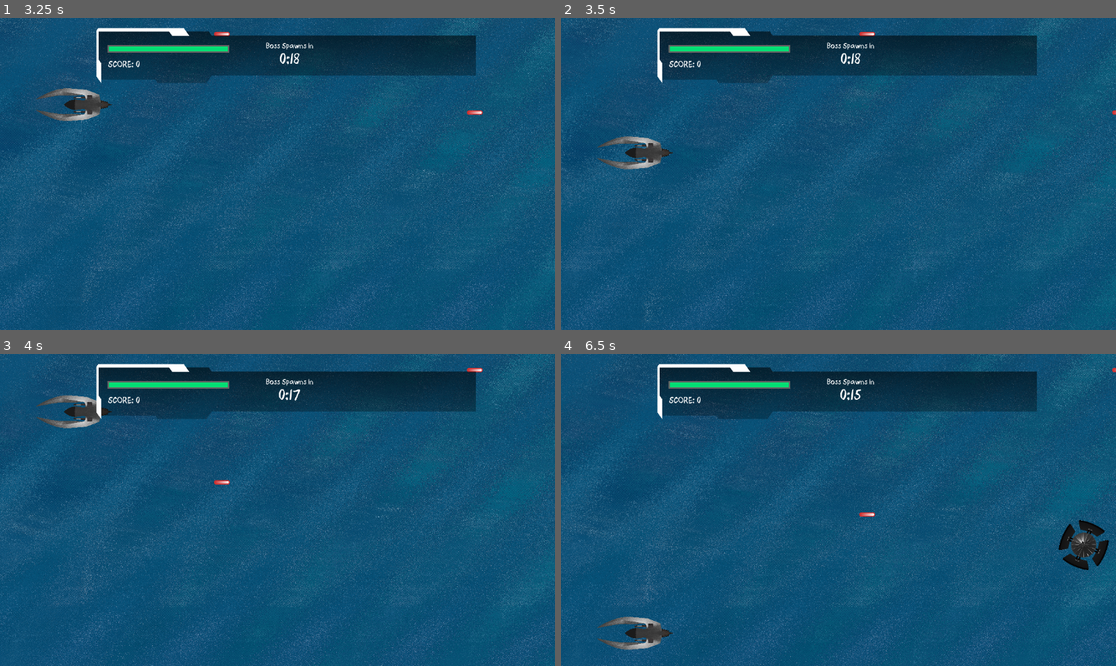
Above: before the commit, frames 1-4 (two rows, left to right).
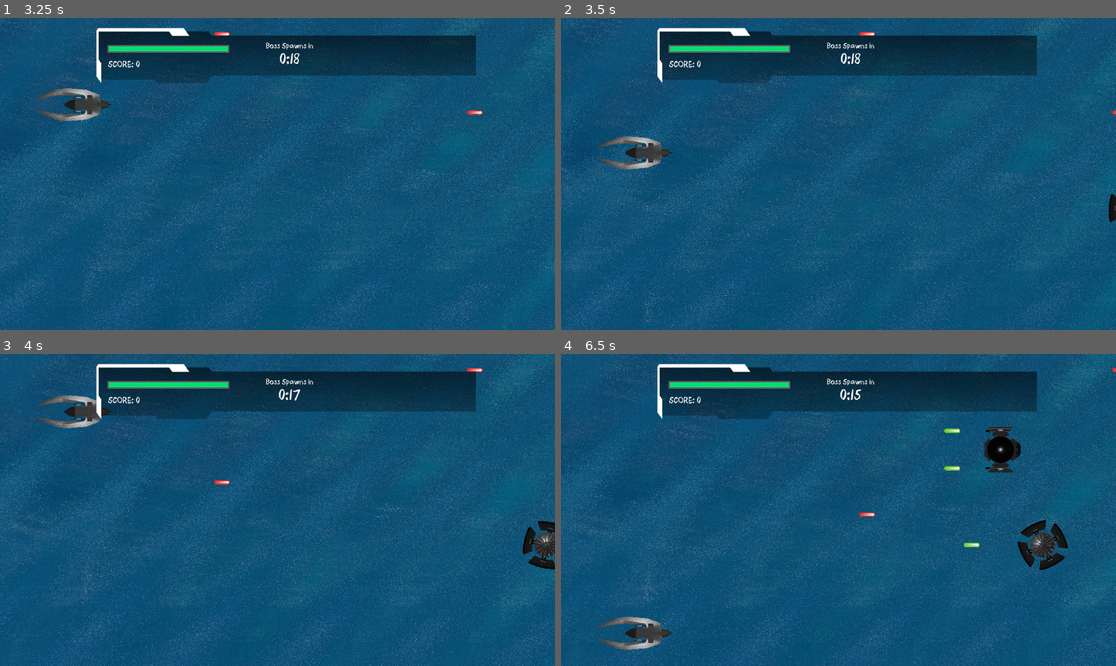
Above: after the commit, the same moments.

Repository: Winnie-Udel/father-where-are-you
Game: Godot game, scene res://scenes/main_menu.tscn
Same seed, same stepped clock (60 frames per second), same inputs: the game is played once before the commit and once after it.
Inputs:
- Up to frame 1 (3.25 s): click "Play" at 0.5 s; click "Ready" at 1.25 s; hold Up (move_up) 2.03-2.78 s; tap Space (attack) at 2.1, 2.85 s; hold Down (move_down) from 2.78 s (still down)
- Up to frame 2 (3.5 s): keep holding Down (move_down)
- Up to frame 3 (4 s): release Down (move_down) at 3.53 s; hold Up (move_up) from 3.53 s (still down); tap Space (attack) at 3.6 s
- Up to frame 4 (6.5 s): tap Space (attack) at 4.35, 5.1, 5.85 s; release Up (move_up) at 5.03 s; hold Down (move_down) from 5.03 s (still down)

Frame 1 is identical in both runs. In frame 2, 0.1% of the frame differs, in the area x 98-100%, y 56-66%; in frame 3, 0.6%; in frame 4, 2.4%, in the area x 68-99%, y 23-70%.

Commit message:
Added music and additional player movement after the boss is defeated

Diff:
--- a/scenes/boss_enemy.tscn
+++ b/scenes/boss_enemy.tscn
@@ -11,6 +11,7 @@
 [node name="BossEnemy" instance=ExtResource("1_ubyi3")]
 script = ExtResource("2_b817q")
 attacks = Array[PackedScene]([ExtResource("3_cojea"), ExtResource("4_fpasy")])
+rotation_rate = 80
 health = 50
 
 [node name="Sprite2D" parent="." index="0"]
@@ -25,16 +26,19 @@
 scale = Vector2(11.4, 9.15)
 
 [node name="FirstPosition" type="Node2D" parent="MuzzlePositions" index="0"]
-position = Vector2(-88, 78)
+position = Vector2(-93, -93)
 
 [node name="SecondPosition" type="Node2D" parent="MuzzlePositions" index="1"]
-position = Vector2(-104, 0)
+position = Vector2(-109, -42)
 
 [node name="ThirdPosition" type="Node2D" parent="MuzzlePositions" index="2"]
-position = Vector2(-86, -82)
+position = Vector2(-110, 22)
+
+[node name="FouthPosition" type="Node2D" parent="MuzzlePositions" index="3"]
+position = Vector2(-98, 84)
 
 [node name="ShotTimer" type="Timer" parent="." index="4"]
-wait_time = 4.0
+wait_time = 3.0
 autostart = true
 
 [connection signal="timeout" from="ShotTimer" to="." method="_on_shot_timer_timeout"]
--- a/scenes/main.tscn
+++ b/scenes/main.tscn
@@ -7,6 +7,9 @@
 [ext_resource type="PackedScene" uid="uid://kiobm421mi2k" path="res://scenes/hub.tscn" id="4_1jnnl"]
 [ext_resource type="PackedScene" uid="uid://dmhjxu0putosj" path="res://scenes/bomber.tscn" id="4_a40u0"]
 [ext_resource type="PackedScene" uid="uid://b1k7obhkswy1" path="res://scenes/satellite.tscn" id="6_wkgn0"]
+[ext_resource type="AudioStream" uid="uid://btthfltyex4yi" path="res://audio/music/through space.ogg" id="8_w30hh"]
+[ext_resource type="AudioStream" uid="uid://itfcfrt3dfwp" path="res://audio/music/Battle in the winter.mp3" id="9_fxfwh"]
+[ext_resource type="AudioStream" uid="uid://crc7x41r1r1ip" path="res://audio/sound effect/mechanical_explosion.wav" id="10_yhaco"]
 
 [node name="Main" type="Node"]
 script = ExtResource("1_kctr5")
@@ -26,7 +29,7 @@
 [node name="EnemyContainer" type="Node2D" parent="."]
 
 [node name="EnemyTimer" type="Timer" parent="."]
-wait_time = 4.0
+wait_time = 2.0
 autostart = true
 
 [node name="BossTimer" type="Timer" parent="."]
@@ -37,5 +40,21 @@
 [node name="Player" parent="." instance=ExtResource("1_xkqly")]
 position = Vector2(154, 230)
 
+[node name="SpaceMusic" type="AudioStreamPlayer" parent="."]
+stream = ExtResource("8_w30hh")
+volume_db = -15.0
+
+[node name="BossMusic" type="AudioStreamPlayer" parent="."]
+stream = ExtResource("9_fxfwh")
+
+[node name="Explosion" type="AudioStreamPlayer" parent="."]
+stream = ExtResource("10_yhaco")
+volume_db = -20.0
+
+[node name="WaitTimer" type="Timer" parent="."]
+wait_time = 4.0
+one_shot = true
+
 [connection signal="timeout" from="EnemyTimer" to="." method="_on_enemy_timer_timeout"]
 [connection signal="timeout" from="BossTimer" to="." method="_on_boss_timer_timeout"]
+[connection signal="timeout" from="WaitTimer" to="." method="_on_wait_timer_timeout"]
--- a/scripts/boss_enemy.gd
+++ b/scripts/boss_enemy.gd
@@ -1,13 +1,17 @@
 extends Enemy
 
 @export var attacks: Array[PackedScene] = []
+@export var rotation_rate = 80
+
+@onready var boss = $Sprite2D
 @onready var boss_health_bar = get_parent().get_node("UI/HUB/BossHealthBar")
 
 func _ready():
 	boss_health_bar.max_value = 50
 
-func _process(_delta):
+func _process(delta):
 	set_health_bar()
+	boss.rotate(deg_to_rad(rotation_rate) * delta)
 
 func _physics_process(delta):
 	position.x += -speed * delta
--- a/scripts/main.gd
+++ b/scripts/main.gd
@@ -8,19 +8,27 @@
 @onready var hud = $UI/HUB
 @onready var boss_health_bar = get_node("UI/HUB/BossHealthBar")
 @onready var boss_timer = $BossTimer
+@onready var wait_timer = $WaitTimer
+@onready var space_music = $SpaceMusic
+@onready var boss_music = $BossMusic
+@onready var exploded = $Explosion
 
 var score = 0
 var boss_enemy_scene = preload("res://scenes/boss_enemy.tscn")
 var seconds
+var boss_killed = false
 
 # Called when the node enters the scene tree for the first time.
 func _ready():
 	player.laser_shot.connect(_on_player_laser_shot)
 	boss_health_bar.hide()
+	space_music.play()
 
-func _process(_delta):
+func _process(delta):
 	seconds = round(boss_timer.time_left)
 	hud.update_timer_display(seconds)
+	if boss_killed:
+		player.global_position.x += player.speed * delta
 
 func _on_player_laser_shot(laser_scene, location):
 	var laser = laser_scene.instantiate()
@@ -35,17 +43,25 @@
 	enemy_container.add_child(enemy)
 
 func _on_enemy_killed():
+	exploded.play()
 	score += 1
 	hud.update_score(score)
 
 func _on_boss_killed():
+	exploded.play()
+	boss_killed = true
 	score += 10
 	hud.update_score(score)
-	get_tree().change_scene_to_file("res://scenes/win.tscn")
+	wait_timer.start()
 
 func _on_boss_timer_timeout():
 	boss_health_bar.show()
+	space_music.stop()
+	boss_music.play()
 	var boss = boss_enemy_scene.instantiate()
 	boss.global_position = Vector2(1200, 300)
 	boss.killed.connect(_on_boss_killed)
 	add_child(boss)
+
+func _on_wait_timer_timeout():
+	get_tree().change_scene_to_file("res://scenes/win.tscn")
--- a/scripts/player.gd
+++ b/scripts/player.gd
@@ -30,8 +30,8 @@
 	else:
 		velocity.y = move_toward(velocity.y, 0, 10)
 
-	# Prevent character from moving offscreen
-	global_position.x = clamp(global_position.x, 0, screen_size.x)
+	# Prevent character from moving offscreen, can move offscreen for x position
+	global_position.x = clamp(global_position.x, 0, screen_size.x + 500)
 	global_position.y = clamp(global_position.y, 0, screen_size.y)
 
 	move_and_slide()
Not shown, removed: assets/README.txt
Not shown, added: audio/music/Battle in the winter.mp3.import
Not shown, added: audio/music/through space.ogg.import
Not shown, added: audio/sound effect/mechanical_explosion.wav.import
Not shown: 2 places in scenes/bomb.tscn that only renumber resources
Not shown: 1 places in scenes/main.tscn that only renumber resources
Not shown, changed: README.md
Not shown, added: audio/music/Battle in the winter.mp3
Not shown, added: audio/music/through space.ogg
Not shown, added: audio/sound effect/mechanical_explosion.wav
